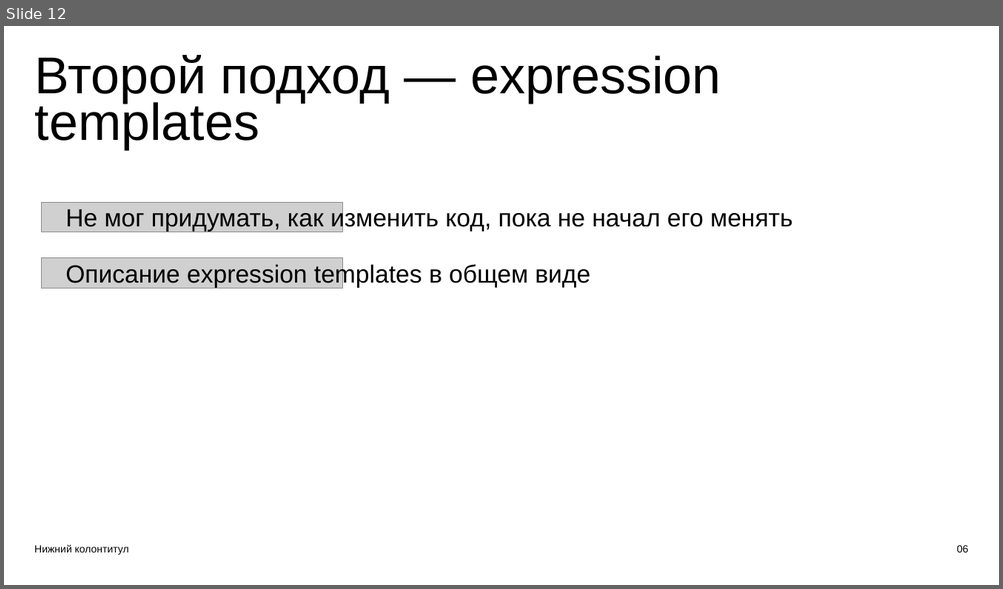
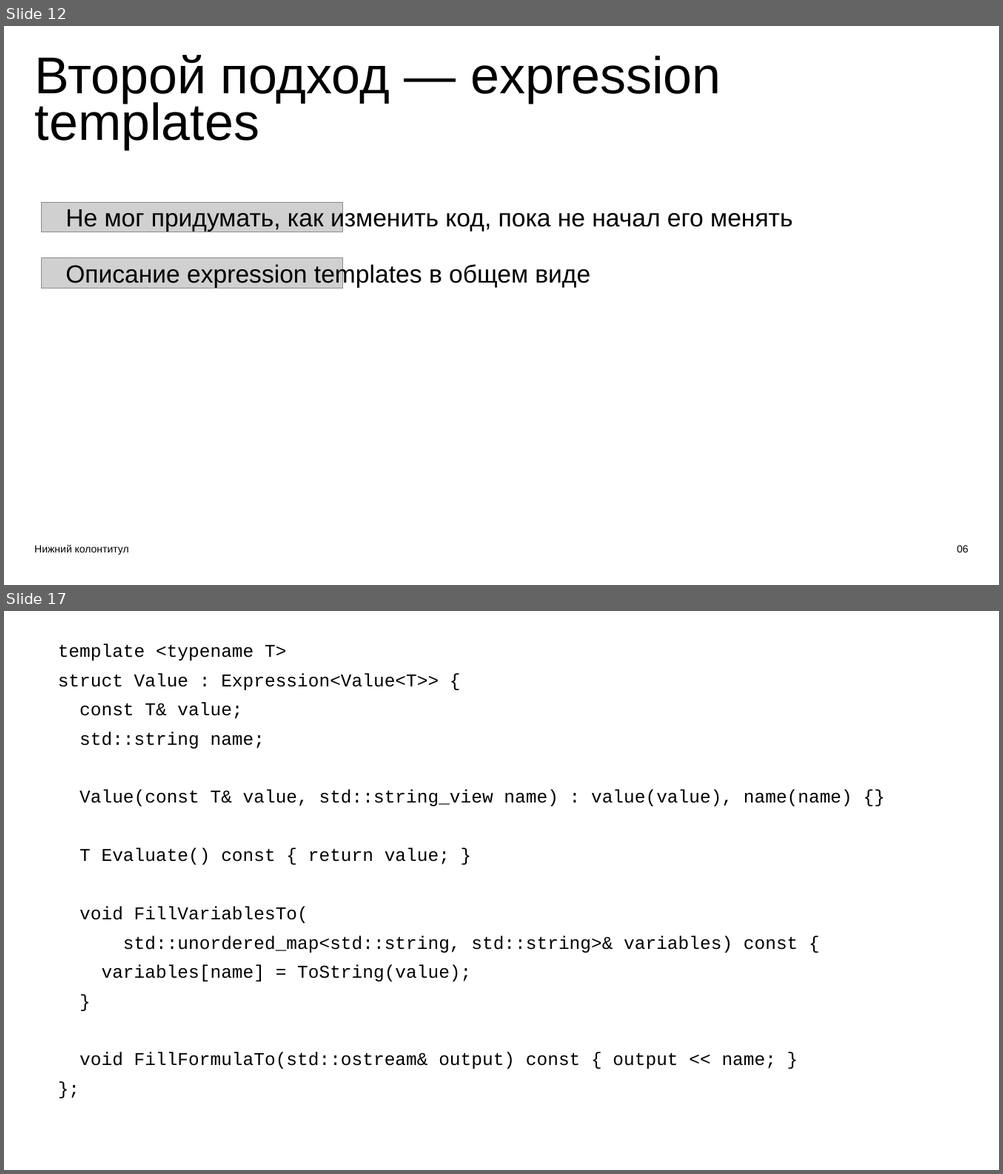
Before and after one commit to ishfb/zcc23, a slide deck: slides.pptx. Shown one above the other, each under a label of ours: slide 12 before the commit, slides 12 and 17 after it; the slides between them are not shown. The pictures are 1003x589 and 1003x1174 pixels, drawn with LibreOffice and Linux fonts; fonts in the diff are those of the drawing; grey boxes stand for pictures. Boxes give left, top, right and bottom in pixels: in the first picture for what was removed or moved away, otherwise in the second. Text is boxed around its words. In the diff, an @@ line names an element or a change of style, - is before the commit and + after.

```diff
--- a/slides.pptx
+++ b/slides.pptx
@@ slide 17 added at <box>4,611,999,1170</box>, background #FFFFFF @@
@@ text added at <box>58,644,852,1069</box>, 26.2 pt, text #000000 @@
+template <typename T>
+struct Value : Expression<Value<T>> {
+const T& value;
+std::string name;
+Value(const T& value, std::string_view name) : value(value), name(name) {}
+T Evaluate() const { return value; }
+void FillVariablesTo(
+std::unordered_map<std::string, std::string>& variables) const {
+variables[name] = ToString(value);
+}
+void FillFormulaTo(std::ostream& output) const { output << name; }
+};
```
Also in this commit, not shown: 1 slide changed, 6 other slides added.
